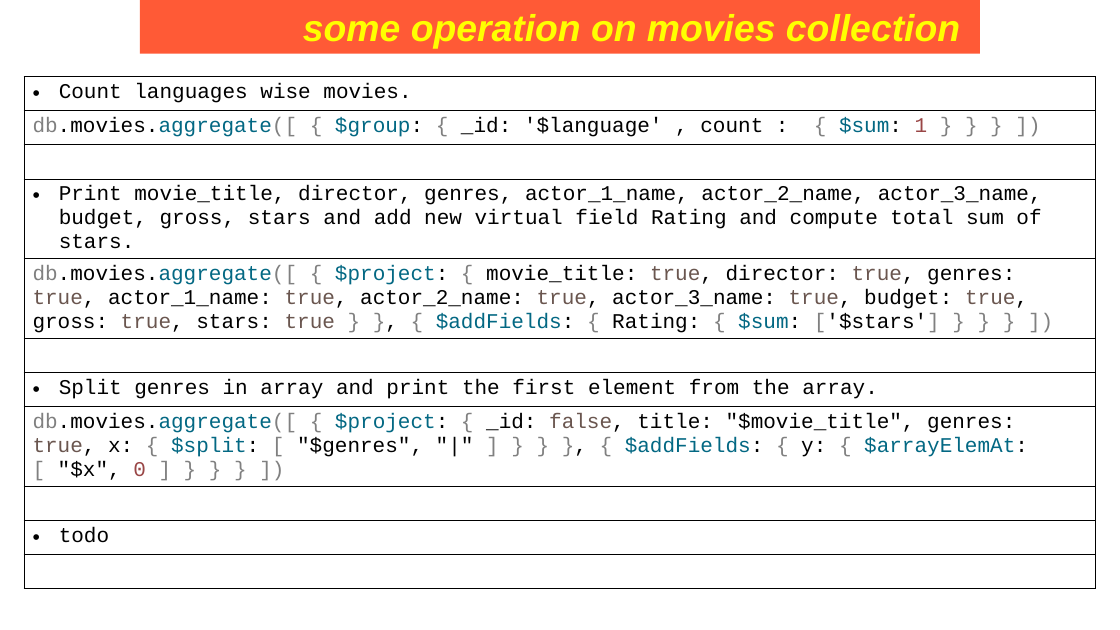
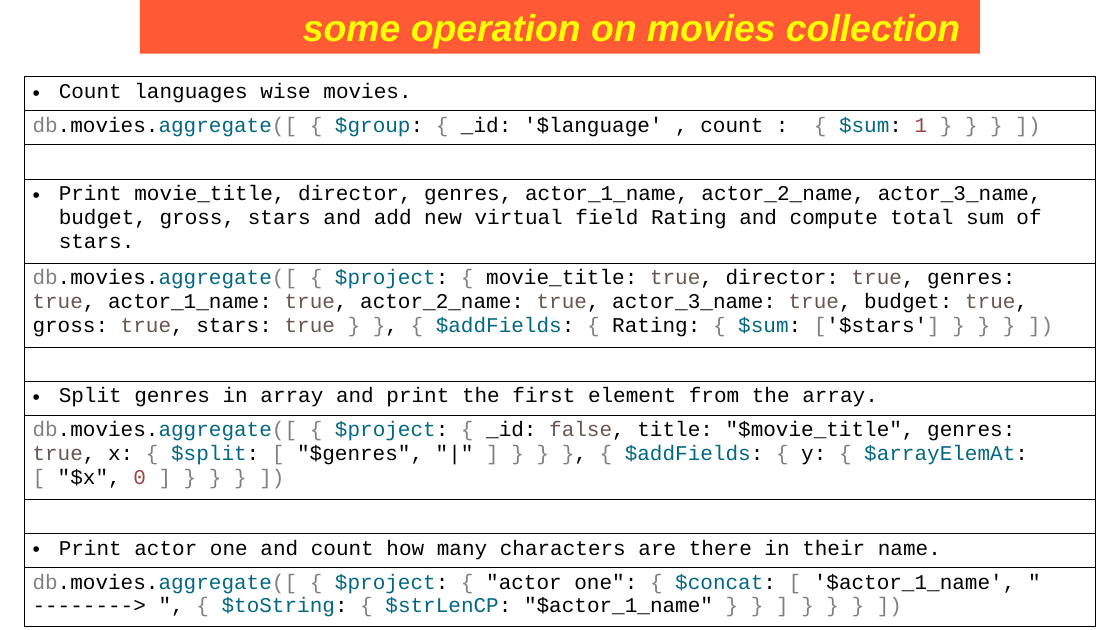
Before and after one commit to Saleel-Bagde/PPT-s, a slide deck: slide 221 of MongoDB PPT.pptx. Drawn at 1120x630 pixels with LibreOffice and Linux fonts; fonts in the diff are those of the drawing. Boxes give left, top, right and bottom in pixels: in the first picture for what was removed or moved away, otherwise in the second. Text is boxed around its words. In the diff, an @@ line names an element or a change of style, - is before the commit and + after.

```diff
--- a/MongoDB PPT.pptx
+++ b/MongoDB PPT.pptx
@@ table at bbox=[24, 77, 1096, 627] @@
-row 10, column 1: todo
+row 10, column 1: Print actor one and count how many characters are there in their name.
@@ row 11, column 1: "" to "db.movies.aggregate([ { $project: { "actor one": { $concat: [ '$actor_1_name', " --------> ", { $toString: { $strLenCP: "$actor_1_name" } } ] } } } ])" @@
```
